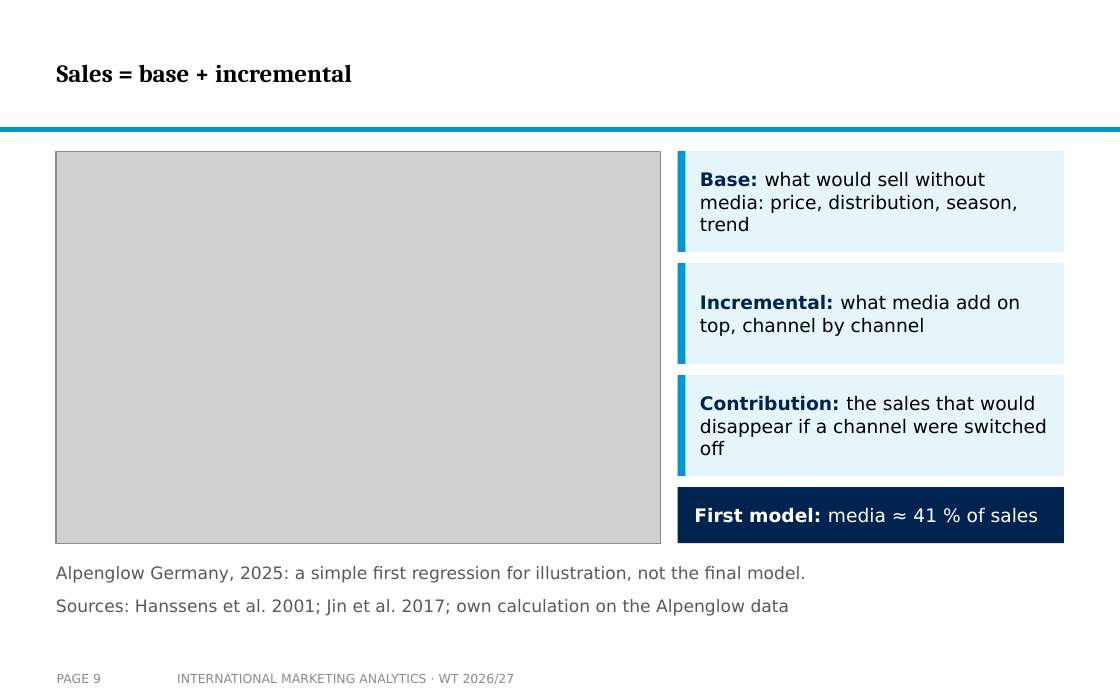
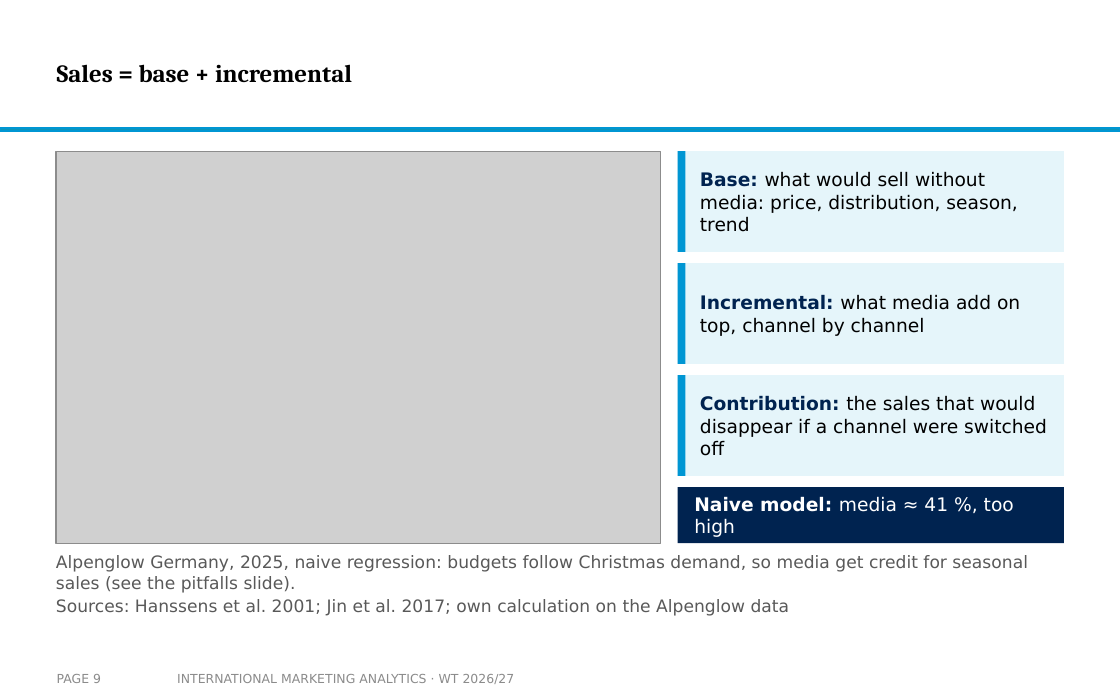
Before and after one commit to arnefloh-wu/International-Marketing-Analytics, a slide deck: slide 9 of slides/02a_intro-to-mmm_WT26-27.pptx. Drawn at 1120x700 pixels with LibreOffice and Linux fonts; fonts in the diff are those of the drawing; grey boxes stand for pictures; background and template pictures are left out. Boxes give left, top, right and bottom in pixels: in the first picture for what was removed or moved away, otherwise in the second. Text is boxed around its words. In the diff, an @@ line names an element or a change of style, - is before the commit and + after.

```diff
--- a/slides/02a_intro-to-mmm_WT26-27.pptx
+++ b/slides/02a_intro-to-mmm_WT26-27.pptx
@@ text at (694,496,1014,537): text changed @@
-First model: media ≈ 41 % of sales
+Naive model: media ≈ 41 %, too high
@@ text at (56,555,1028,593): text changed @@
-Alpenglow Germany, 2025: a simple first regression for illustration, not the final model.
+Alpenglow Germany, 2025, naive regression: budgets follow Christmas demand, so media get credit for seasonal sales (see the pitfalls slide).
```
Also in this commit, not shown: 3 other slides changed, 3 other files.
